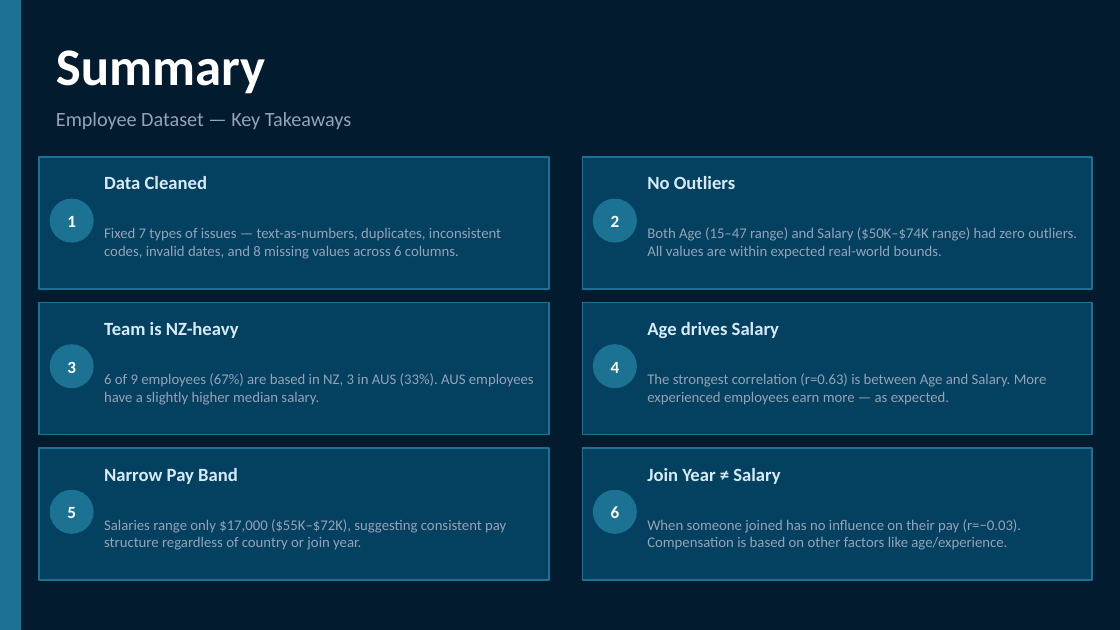
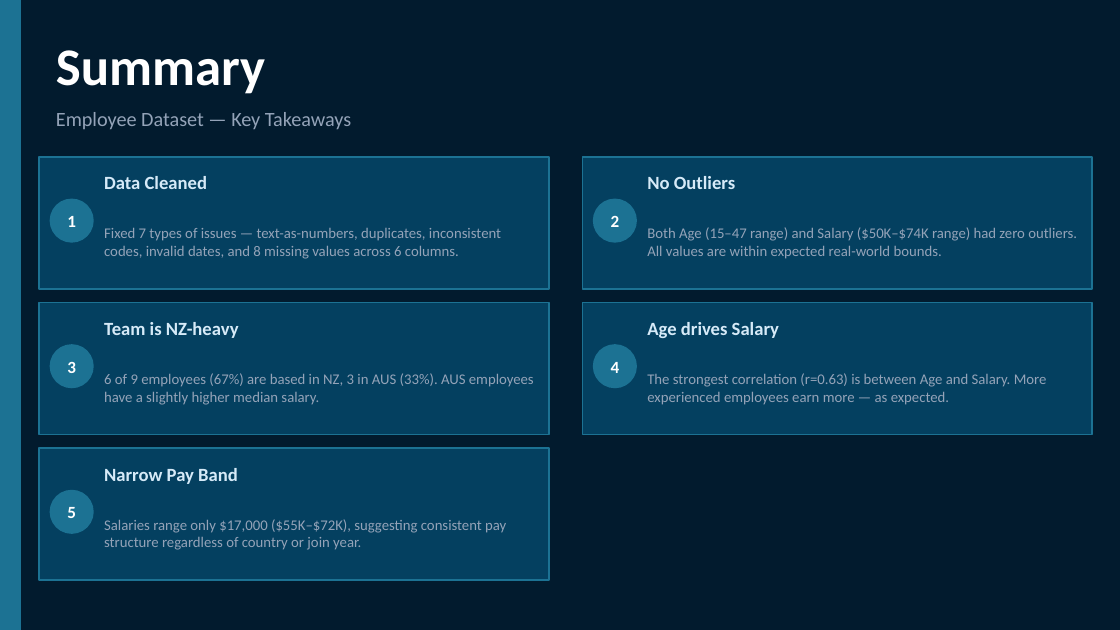
Before and after one commit to oshan95/yoobee-studies, a slide deck: slide 10 of MSE803 - Data Analytics/Messy Data Analysis/Messy Dataset Analysis Slideshow.pptx. Drawn at 1120x630 pixels with LibreOffice and Linux fonts; fonts in the diff are those of the drawing. Boxes give left, top, right and bottom in pixels: in the first picture for what was removed or moved away, otherwise in the second. Text is boxed around its words. In the diff, an @@ line names an element or a change of style, - is before the commit and + after.

```diff
--- a/MSE803 - Data Analytics/Messy Data Analysis/Messy Dataset Analysis Slideshow.pptx
+++ b/MSE803 - Data Analytics/Messy Data Analysis/Messy Dataset Analysis Slideshow.pptx
@@ rectangle removed at <box>582,448,1092,580</box> @@
@@ text removed at <box>647,468,780,484</box> @@
-Join Year ≠ Salary
@@ ellipse removed at <box>594,491,636,533</box> @@
@@ text removed at <box>611,506,620,518</box> @@
-6
@@ text removed at <box>647,519,1022,550</box> @@
-When someone joined has no influence on their pay (r=−0.03). Compensation is based on other factors like age/experience.
```
Also in this commit, not shown: 1 other slide changed.
